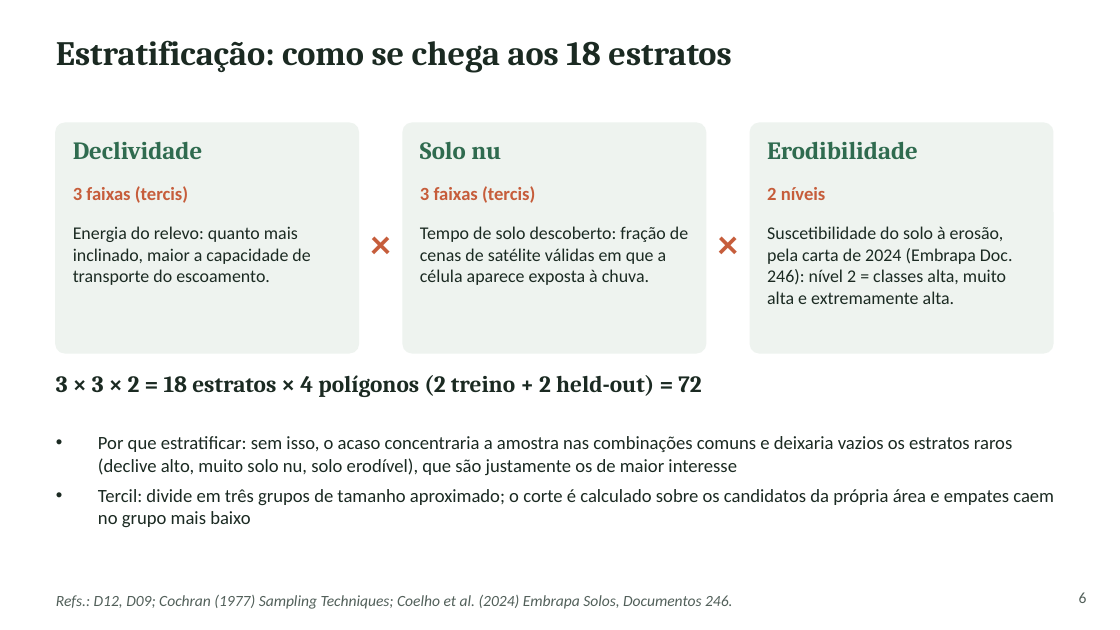
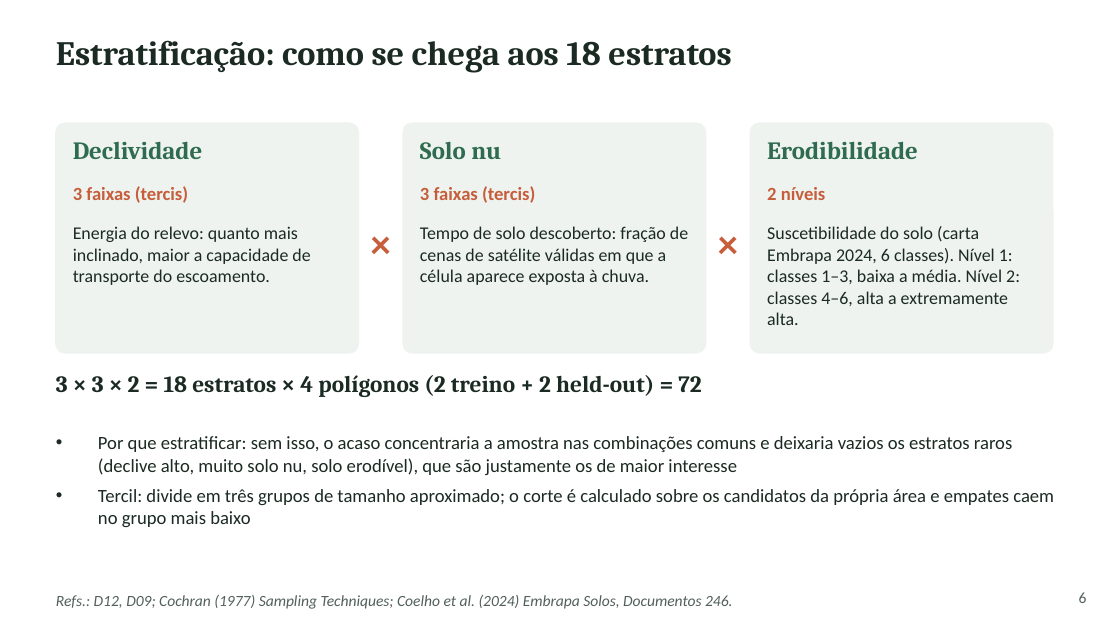
Before and after one commit to RedZardoz/localizador-erosao-v02, a slide deck: slide 6 of docs/Apresentacao_SAREL_Plataforma_Metodo_Desafios.pptx. Drawn at 1120x630 pixels with LibreOffice and Linux fonts; fonts in the diff are those of the drawing. Boxes give left, top, right and bottom in pixels: in the first picture for what was removed or moved away, otherwise in the second. Text is boxed around its words. In the diff, an @@ line names an element or a change of style, - is before the commit and + after.

```diff
--- a/docs/Apresentacao_SAREL_Plataforma_Metodo_Desafios.pptx
+++ b/docs/Apresentacao_SAREL_Plataforma_Metodo_Desafios.pptx
@@ text at (x1=767, y1=226, x2=1020, y2=325): text changed @@
-Suscetibilidade do solo à erosão, pela carta de 2024 (Embrapa Doc. 246): nível 2 = classes alta, muito alta e extremamente alta.
+Suscetibilidade do solo (carta Embrapa 2024, 6 classes). Nível 1: classes 1–3, baixa a média. Nível 2: classes 4–6, alta a extremamente alta.
```
